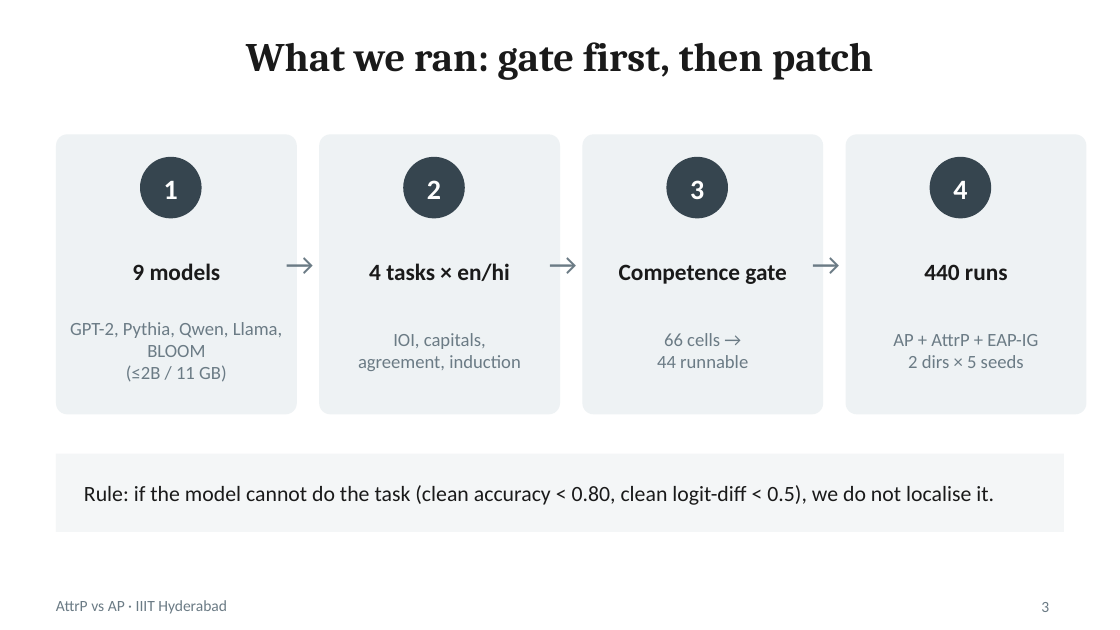
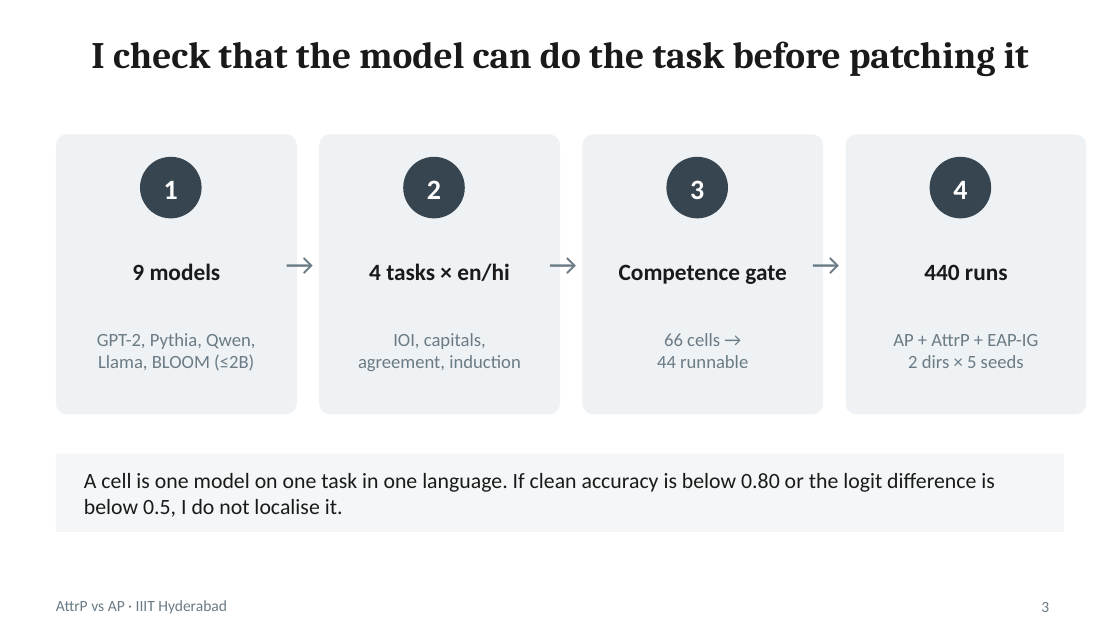
Before and after one commit to hrishirajmitra/attrp-ap-hindi, a slide deck: slide 3 of slides/results/results_deck.pptx. Drawn at 1120x630 pixels with LibreOffice and Linux fonts; fonts in the diff are those of the drawing. Boxes give left, top, right and bottom in pixels: in the first picture for what was removed or moved away, otherwise in the second. Text is boxed around its words. In the diff, an @@ line names an element or a change of style, - is before the commit and + after.

```diff
--- a/slides/results/results_deck.pptx
+++ b/slides/results/results_deck.pptx
@@ title at (x1=91, y1=41, x2=1029, y2=76): text changed; size 26 to 24 pt @@
-What we ran: gate first, then patch
+I check that the model can do the task before patching it
@@ text at (x1=97, y1=333, x2=255, y2=370): text changed @@
-GPT-2, Pythia, Qwen, Llama, BLOOM
-(≤2B / 11 GB)
+GPT-2, Pythia, Qwen,
+Llama, BLOOM (≤2B)
@@ text at (x1=84, y1=473, x2=995, y2=517): text changed @@
-Rule: if the model cannot do the task (clean accuracy < 0.80, clean logit-diff < 0.5), we do not localise it.
+A cell is one model on one task in one language. If clean accuracy is below 0.80 or the logit difference is below 0.5, I do not localise it.
```
Also in this commit, not shown: 11 other slides changed, 5 other files.
